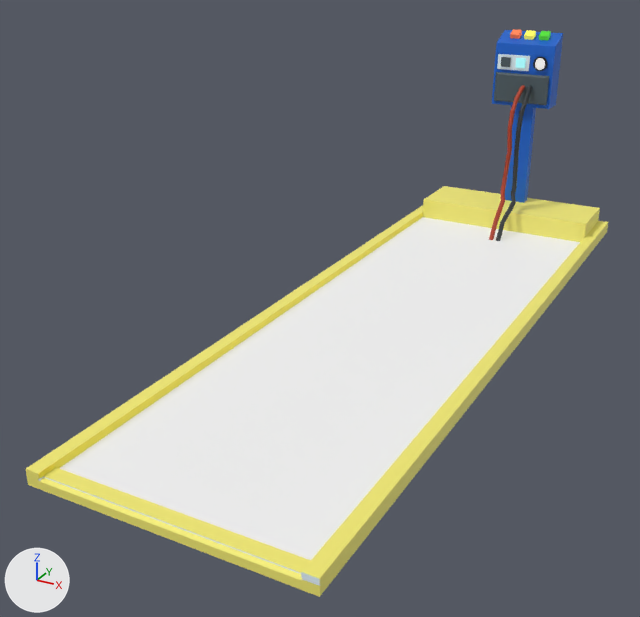
A saved change to the FBX model Assets/_Project/Models/BlenderFiles/MHE/MHE_Station.fbx.
Both versions are drawn from a camera (50 mm lens) standing at (1.78, -4.02, 2.04) and looking at (-0.29, -0.25, 0.15). Every picture has the same lights, and +X, +Y and +Z are marked at lower left. The first picture is the older version. Where no turn or scale is listed for an object, it has been applied to the vertices. Vertices at exactly the same position are counted once.

Objects in the first picture: 'Charging', 'DeadBattery', 'FullCharge', 'MHE_Charger'.
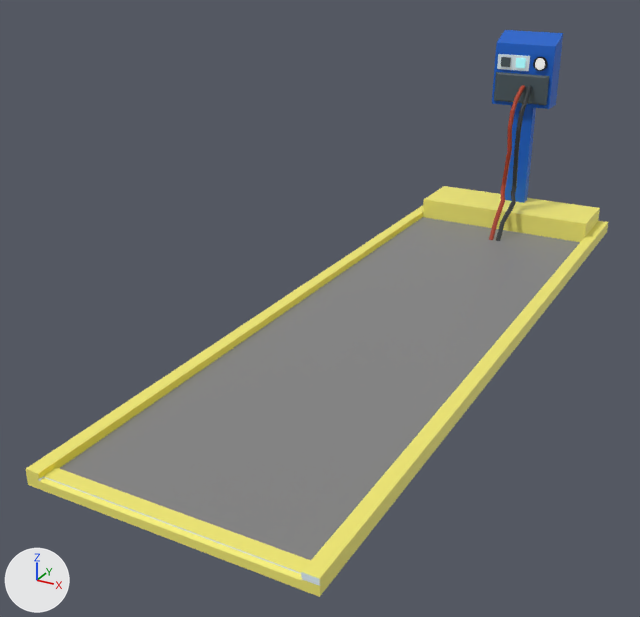
The newer file is also turned or shifted as a whole; pictures and numbers use the older file's frame.

What the commit changed:
me_cube has 406 vertices, 355 faces and spans x -0.66..0.66, y -1.98..2.3, z -0.06..1.33.
me_cube is used by ob_mhe_charger; location (0.0, 0.0, 0.0).
me_cube part 1: texture (UV) coordinates of 1 of 355 faces, centred in x 0.0, y -0.01, z 0.01, changed; they spanned u 0.82..0.82, v 0.49..0.49 and now span u 0.76..0.76, v 0.46..0.46.
Object 'DeadBattery' (ob_deadbattery) is deleted.
Object 'FullCharge' (ob_fullcharge) is deleted.
Object 'Charging' (ob_charging) is deleted.

Pixel boxes [x1, y1, x2, y2] of what changed, in the pictures (640 x 617 px):
'FullCharge', deleted
    before: [539, 31, 551, 40]
'DeadBattery', deleted
    before: [510, 29, 522, 39]
'Charging', deleted
    before: [524, 30, 536, 40]
part 1 of me_cube, surface changed (white to grey)
    both: [59, 217, 580, 560]
